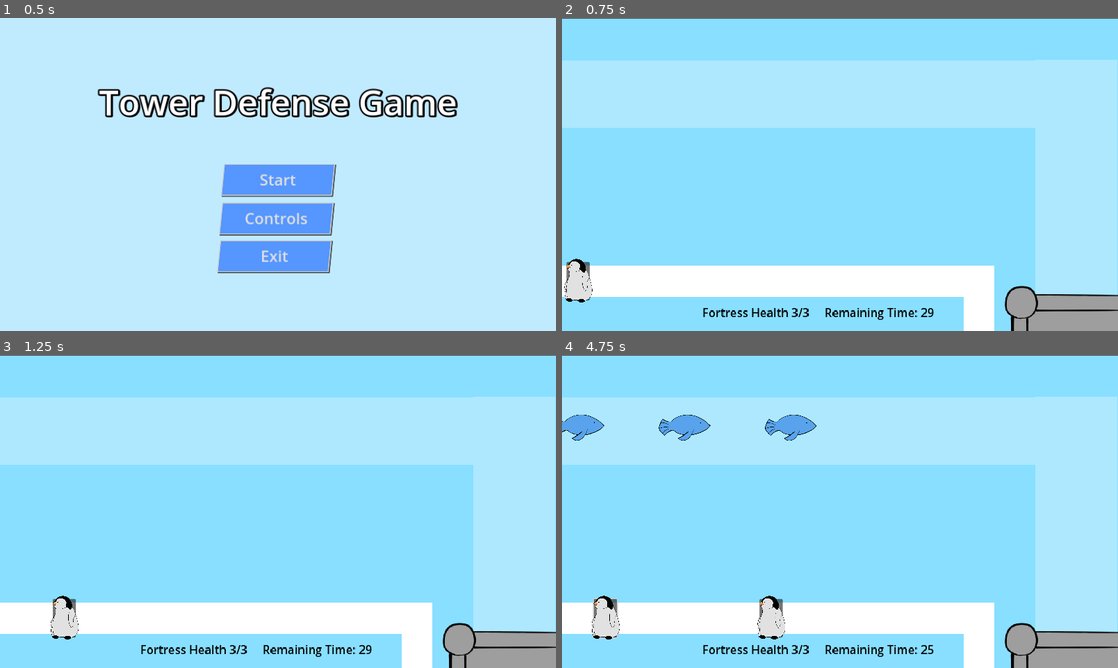
Above: before the commit, frames 1-4 (two rows, left to right).
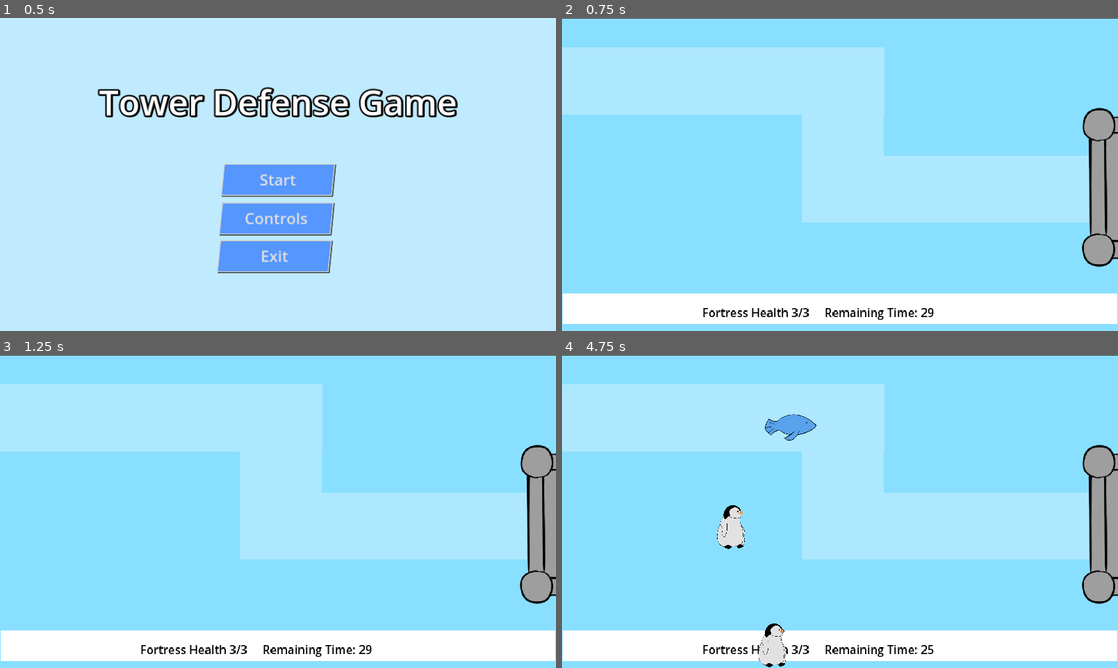
Above: after the commit, the same moments.

Repository: TraighScott/PenguinDefense
Game: Godot game, scene res://menus/main_menu.tscn
Two runs of this game, one before a commit and one after it. Both use one fixed random seed, a clock stepped at 60 frames per second and the inputs below.
Inputs (mouse positions are in pixels of both pictures, inside the frame that each line leads up to; where the layout moved, square brackets give the same spot in the first picture):
- Up to frame 1 (0.5 s): no input
- Up to frame 2 (0.75 s): click "Start" at 0.5 s
- Up to frame 3 (1.25 s): no input
- Up to frame 4 (4.75 s): click (628, 617) at 1.27 s; click (606, 646) [606, 617] at 2 s; click (606, 617) at 2.77 s; move the mouse to (840, 430) at 3.52 s; move the mouse to (728, 527) at 4.27 s

Frame 1 is identical in both runs. In frame 2, 45% of the frame differs, in the area x 0-100%, y 9-100%; in frame 3, 45%; in frame 4, 47%.

Commit message:
Add conveyor belt and draggable towers

Diff:
--- a/project/enemy/path1.tscn
+++ b/project/enemy/path1.tscn
@@ -5,9 +5,9 @@
 
 [sub_resource type="Curve2D" id="Curve2D_g1wx6"]
 _data = {
-"points": PackedVector2Array(0, 0, 0, 0, -223, 149, 0, 0, 0, 0, 1069, 150, 0, 0, 0, 0, 1070, 799)
+"points": PackedVector2Array(0, 0, 0, 0, -223, 149, 0, 0, 0, 0, 597, 149, 0, 0, 0, 0, 595, 363, 0, 0, 0, 0, 1197, 363)
 }
-point_count = 3
+point_count = 4
 
 [node name="Path1" type="Path2D"]
 texture_filter = 1
--- a/project/tower/tower.gd
+++ b/project/tower/tower.gd
@@ -1,5 +1,7 @@
 extends CharacterBody2D
 
+
+@export var can_place: bool
 
 var cur_targets := []
 var curr: Node2D
@@ -19,14 +21,13 @@
 		self.look_at(curr.global_position)
 
 	if dragging:
-		direction = Vector2.ZERO
 		position = get_global_mouse_position() - of
 
 	move_and_slide()
 
 
 func _on_area_2d_body_entered(body):
-	if body is CharacterBody2D:
+	if body is CharacterBody2D and placed == true:
 		var temp_array := []
 		cur_targets = $Area2D.get_overlapping_bodies()
 
@@ -59,19 +60,26 @@
 
 
 func _on_drag_button_button_down():
-	dragging = true
-	of = get_global_mouse_position() - global_position
+	if placed == false:
+		dragging = true
+		direction = Vector2.ZERO
+		of = get_global_mouse_position() - global_position
 
 
 func _on_drag_button_button_up():
-	dragging = false
-	placed = true
+	if can_place == true:
+		dragging = false
+		placed = true
 
 
 func _on_visible_on_screen_notifier_2d_screen_exited():
-	queue_free()
+	if not dragging:
+		print("Back to the water")
+		queue_free()
 
 
-func _on_tower_class_changed_direction():
-	print("tower pass")
-	direction = Vector2(0,1) * 200
+func _on_tower_class_changed_direction(body):
+	print("wah")
+	if body.is_in_group("tower"):
+		print("tower pass")
+		direction = Vector2(0,1) * 200
--- a/project/tower/tower.tscn
+++ b/project/tower/tower.tscn
@@ -1,7 +1,19 @@
-[gd_scene load_steps=5 format=3 uid="uid://ctdvmh0mbql81"]
+[gd_scene load_steps=9 format=3 uid="uid://ctdvmh0mbql81"]
 
 [ext_resource type="Script" path="res://tower/tower.gd" id="1_bf3bc"]
 [ext_resource type="Texture2D" uid="uid://cwbthgcyp1up4" path="res://tower/penguin.png" id="2_ygpwx"]
+
+[sub_resource type="StyleBoxEmpty" id="StyleBoxEmpty_8ondj"]
+
+[sub_resource type="StyleBoxEmpty" id="StyleBoxEmpty_xcmij"]
+
+[sub_resource type="StyleBoxFlat" id="StyleBoxFlat_1qg26"]
+
+[sub_resource type="Theme" id="Theme_u5a1m"]
+Button/styles/focus = SubResource("StyleBoxEmpty_8ondj")
+Button/styles/hover = null
+Button/styles/normal = SubResource("StyleBoxEmpty_xcmij")
+Button/styles/pressed = SubResource("StyleBoxFlat_1qg26")
 
 [sub_resource type="CircleShape2D" id="CircleShape2D_o3vdq"]
 radius = 118.609
@@ -14,16 +26,20 @@
 script = ExtResource("1_bf3bc")
 
 [node name="DragButton" type="Button" parent="."]
-offset_left = -24.0
-offset_top = -40.0
-offset_right = 24.0
+offset_left = -48.0
+offset_top = -47.0
+offset_right = 36.0
 offset_bottom = 40.0
+scale = Vector2(1.11041, 1.04844)
+theme = SubResource("Theme_u5a1m")
+toggle_mode = true
 
 [node name="Sprite2D" type="Sprite2D" parent="."]
 texture_filter = 1
 position = Vector2(0.5, -0.5)
 scale = Vector2(0.1, 0.1)
 texture = ExtResource("2_ygpwx")
+flip_h = true
 
 [node name="Area2D" type="Area2D" parent="."]
 collision_mask = 2
--- a/project/tower/tower_class.gd
+++ b/project/tower/tower_class.gd
@@ -2,6 +2,6 @@
 
 signal changed_direction
 
-func _on_world_changed_direction():
+func _on_world_changed_direction(body):
 	print("class pass")
-	changed_direction.emit()
+	changed_direction.emit(body)
--- a/project/tower/tower_class.tscn
+++ b/project/tower/tower_class.tscn
@@ -7,5 +7,6 @@
 script = ExtResource("1_7jyvu")
 
 [node name="Tower" parent="." instance=ExtResource("2_ty0lk")]
+visible = false
 
 [connection signal="changed_direction" from="." to="Tower" method="_on_tower_class_changed_direction"]
--- a/project/world/world.gd
+++ b/project/world/world.gd
@@ -4,7 +4,7 @@
 signal enemy_spawned
 signal changed_direction
 
-var _can_place := true
+@export var can_place := true
 
 @onready var path = preload("res://enemy/path1.tscn")
 @onready var tower_scene = preload("res://tower/tower.tscn")
@@ -30,14 +30,6 @@
 	get_tree().change_scene_to_file("res://menus/win_menu.tscn")
 
 
-func _on_no_tower_area_mouse_entered() -> void:
-	_can_place = false
-
-
-func _on_no_tower_area_mouse_exited() -> void:
-	_can_place = true
-
-
 #This is a problem to be remedied
 func wave_management():
 	if $GameEndTimer.time_left < (_time_left_in_game/1.25):
@@ -53,6 +45,19 @@
 	$TowerTimer.wait_time = randf_range(1, 10)
 
 
-func _on_area_2d_body_entered(_body):
-	print('I pass')
-	changed_direction.emit()
+func _on_area_2d_body_entered(body):
+	if body.is_in_group("tower"):
+		print('World pass')
+		changed_direction.emit(body)
+
+
+func _on_no_tower_area_body_entered(body: Node2D) -> void:
+	if body.is_in_group("tower"):
+		body.can_place = false
+		print("Can't place")
+
+
+func _on_no_tower_area_body_exited(body: Node2D) -> void:
+	if body.is_in_group("tower"):
+		body.can_place = true
+		print("Can place")
--- a/project/world/world.tscn
+++ b/project/world/world.tscn
@@ -1,10 +1,8 @@
-[gd_scene load_steps=11 format=3 uid="uid://dkhjdu2doo870"]
+[gd_scene load_steps=10 format=3 uid="uid://dkhjdu2doo870"]
 
 [ext_resource type="Script" path="res://world/world.gd" id="1_h8od5"]
 [ext_resource type="PackedScene" uid="uid://b37xy3evdqbra" path="res://fortress/fortress.tscn" id="2_k5qnd"]
 [ext_resource type="PackedScene" uid="uid://ddkqofqsgw66t" path="res://tower/tower_class.tscn" id="3_xeitl"]
-
-[sub_resource type="RectangleShape2D" id="RectangleShape2D_fwjqj"]
 
 [sub_resource type="LabelSettings" id="LabelSettings_jv7dl"]
 font_size = 24
@@ -14,17 +12,17 @@
 font_size = 24
 font_color = Color(0, 0, 0, 1)
 
-[sub_resource type="RectangleShape2D" id="RectangleShape2D_r20c7"]
-size = Vector2(1154, 140)
+[sub_resource type="RectangleShape2D" id="RectangleShape2D_r3f15"]
+size = Vector2(2260, 111)
 
-[sub_resource type="RectangleShape2D" id="RectangleShape2D_g4ih3"]
-size = Vector2(171, 419)
+[sub_resource type="RectangleShape2D" id="RectangleShape2D_5s0ym"]
+size = Vector2(677, 142)
 
-[sub_resource type="RectangleShape2D" id="RectangleShape2D_kqhq4"]
-size = Vector2(20, 232)
+[sub_resource type="RectangleShape2D" id="RectangleShape2D_legih"]
+size = Vector2(170, 221)
 
-[sub_resource type="RectangleShape2D" id="RectangleShape2D_1te0v"]
-size = Vector2(232, 101)
+[sub_resource type="RectangleShape2D" id="RectangleShape2D_g3xdb"]
+size = Vector2(497, 139)
 
 [node name="World" type="Node2D"]
 texture_filter = 1
@@ -37,38 +35,44 @@
 color = Color(0.533333, 0.87451, 1, 1)
 
 [node name="EnemyPathBackground" type="ColorRect" parent="."]
-offset_left = 980.0
-offset_top = 86.0
-offset_right = 1108.0
-offset_bottom = 734.0
+offset_left = 497.0
+offset_top = 61.0
+offset_right = 625.0
+offset_bottom = 480.0
 scale = Vector2(1.33061, 0.863134)
 mouse_filter = 2
 color = Color(0.679755, 0.911014, 1, 1)
 
 [node name="EnemyPathBackground2" type="ColorRect" parent="."]
-offset_left = 980.0
-offset_top = 87.0
-offset_right = 1108.0
-offset_bottom = 735.0
+offset_left = 668.0
+offset_top = 60.0
+offset_right = 755.0
+offset_bottom = 708.0
 scale = Vector2(-7.67467, 0.214434)
 mouse_filter = 2
 color = Color(0.679755, 0.911014, 1, 1)
 
+[node name="EnemyPathBackground3" type="ColorRect" parent="."]
+offset_left = 666.0
+offset_top = 284.0
+offset_right = 1031.0
+offset_bottom = 445.0
+scale = Vector2(1.33061, 0.863134)
+mouse_filter = 2
+color = Color(0.679755, 0.911014, 1, 1)
+
 [node name="TowerPathBackground" type="ColorRect" parent="."]
-offset_top = 512.0
-offset_right = 832.0
-offset_bottom = 576.0
-
-[node name="TowerPathBackground2" type="ColorRect" parent="."]
-offset_left = 832.0
-offset_top = 512.0
-offset_right = 896.0
-offset_bottom = 648.0
+offset_left = 2.0
+offset_top = 569.0
+offset_right = 1151.0
+offset_bottom = 633.0
+mouse_filter = 2
 
 [node name="Fortress" parent="." instance=ExtResource("2_k5qnd")]
-position = Vector2(926, 568)
+position = Vector2(1087, 200)
 
 [node name="EnemySpawnTimer" type="Timer" parent="."]
+one_shot = true
 autostart = true
 
 [node name="GameEndTimer" type="Timer" parent="."]
@@ -83,13 +87,7 @@
 position = Vector2(576, 323)
 
 [node name="TowerClass" parent="." instance=ExtResource("3_xeitl")]
-position = Vector2(0, 544)
-
-[node name="Area2D" type="Area2D" parent="TowerClass"]
-position = Vector2(888, 0)
-
-[node name="CollisionShape2D" type="CollisionShape2D" parent="TowerClass/Area2D"]
-shape = SubResource("RectangleShape2D_fwjqj")
+position = Vector2(2, 601)
 
 [node name="FortressHealth" type="Label" parent="."]
 offset_left = 291.0
@@ -110,26 +108,25 @@
 [node name="NoTowerArea" type="Area2D" parent="."]
 
 [node name="CollisionShape2D" type="CollisionShape2D" parent="NoTowerArea"]
-position = Vector2(575, 156)
-shape = SubResource("RectangleShape2D_r20c7")
+position = Vector2(616, 596.5)
+shape = SubResource("RectangleShape2D_r3f15")
 
 [node name="CollisionShape2D2" type="CollisionShape2D" parent="NoTowerArea"]
-position = Vector2(1065.5, 435.5)
-shape = SubResource("RectangleShape2D_g4ih3")
+position = Vector2(328.5, 130)
+shape = SubResource("RectangleShape2D_5s0ym")
 
 [node name="CollisionShape2D3" type="CollisionShape2D" parent="NoTowerArea"]
-position = Vector2(9, 174)
-shape = SubResource("RectangleShape2D_kqhq4")
+position = Vector2(582, 311.5)
+shape = SubResource("RectangleShape2D_legih")
 
 [node name="CollisionShape2D4" type="CollisionShape2D" parent="NoTowerArea"]
-position = Vector2(1033, 595.5)
-shape = SubResource("RectangleShape2D_1te0v")
+position = Vector2(915.5, 352.5)
+shape = SubResource("RectangleShape2D_g3xdb")
 
 [connection signal="changed_direction" from="." to="TowerClass" method="_on_world_changed_direction"]
 [connection signal="enemy_spawned" from="." to="Fortress" method="_on_world_enemy_spawned"]
 [connection signal="timeout" from="EnemySpawnTimer" to="." method="_on_enemy_spawn_timer_timeout"]
 [connection signal="timeout" from="GameEndTimer" to="." method="_on_game_end_timer_timeout"]
 [connection signal="timeout" from="TowerTimer" to="." method="_on_tower_timer_timeout"]
-[connection signal="body_entered" from="TowerClass/Area2D" to="." method="_on_area_2d_body_entered"]
-[connection signal="mouse_entered" from="NoTowerArea" to="." method="_on_no_tower_area_mouse_entered"]
-[connection signal="mouse_exited" from="NoTowerArea" to="." method="_on_no_tower_area_mouse_exited"]
+[connection signal="body_entered" from="NoTowerArea" to="." method="_on_no_tower_area_body_entered"]
+[connection signal="body_exited" from="NoTowerArea" to="." method="_on_no_tower_area_body_exited"]
